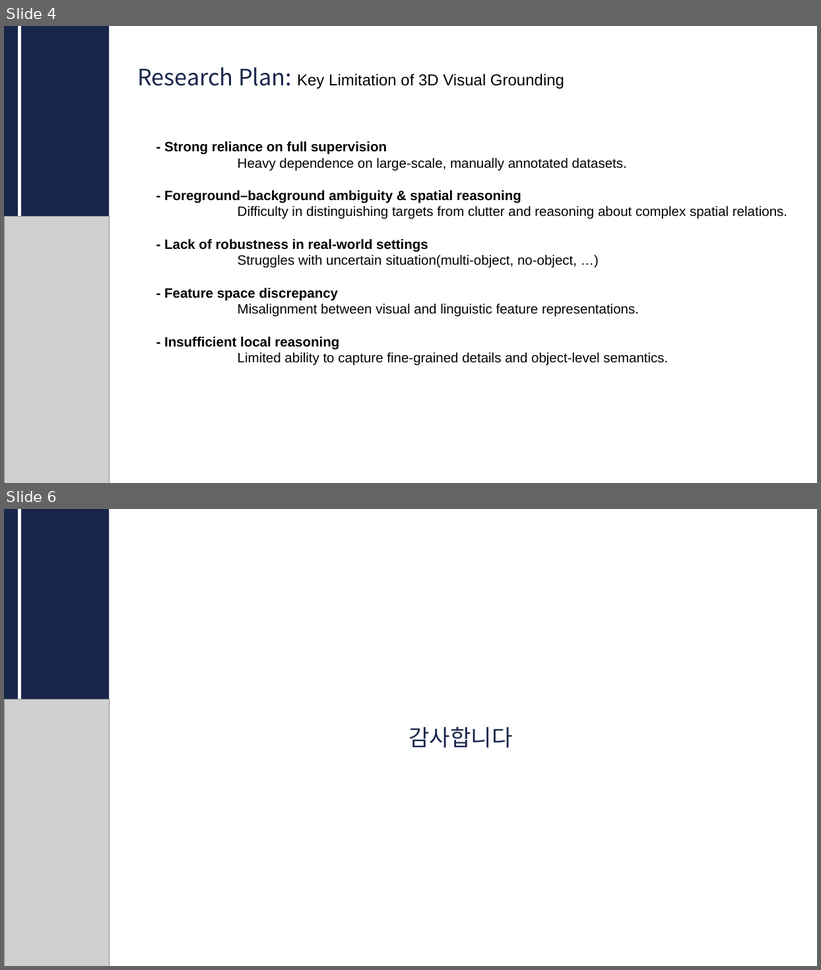
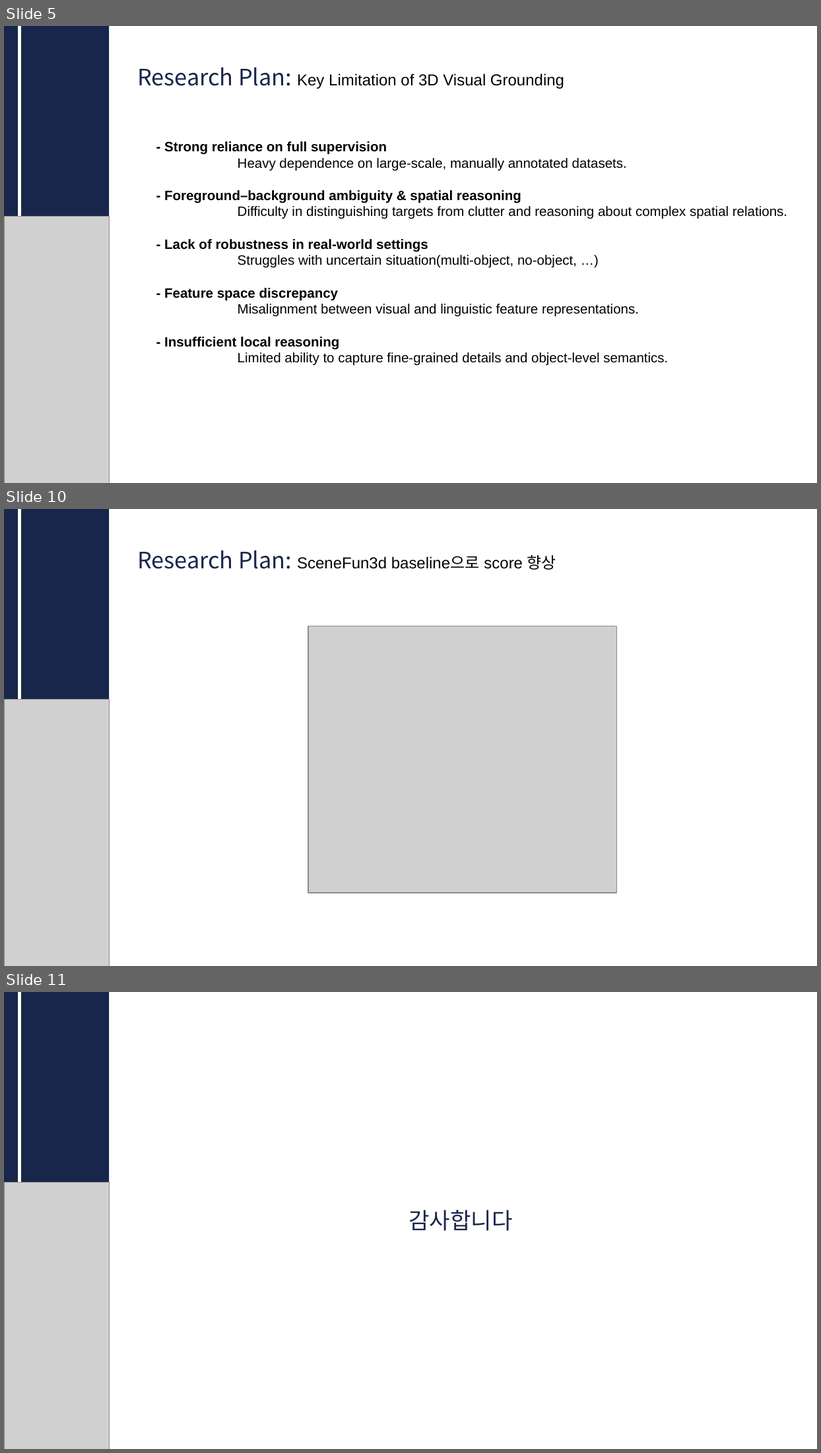
Before and after one commit to CUAI-CAU/2025-2_Research, a slide deck: MM_01/[리서치 MM1팀]2차발표_1104.pptx. Shown one above the other, each under a label of ours: slides 4 and 6 before the commit, slides 5, 10 and 11 after it; the slides between them are not shown. The pictures are 821x970 and 821x1453 pixels, drawn with LibreOffice and Linux fonts; fonts in the diff are those of the drawing; grey boxes stand for pictures. Boxes give left, top, right and bottom in pixels: in the first picture for what was removed or moved away, otherwise in the second. Text is boxed around its words. In the diff, an @@ line names an element or a change of style, - is before the commit and + after.

```diff
--- a/MM_01/[리서치 MM1팀]2차발표_1104.pptx
+++ b/MM_01/[리서치 MM1팀]2차발표_1104.pptx
@@ slide 10 added at [4, 509, 817, 966], background #FFFFFF @@
@@ rectangle added at [4, 509, 109, 966], fill #19264B @@
@@ line added from (19, 509) to (19, 700), #FFFFFF 3 pt @@
@@ text added at [137, 550, 556, 570], 14 pt, text #000000 @@
+Research Plan: SceneFun3d baseline으로 score 향상
@@ picture added at [308, 626, 616, 893] @@
@@ picture added at [4, 700, 108, 966] @@
@@ what was slide 4 is now slide 5 @@
@@ what was slide 6 is now slide 11 @@
```
Also in this commit, not shown: 1 slide changed, 4 other slides added.
